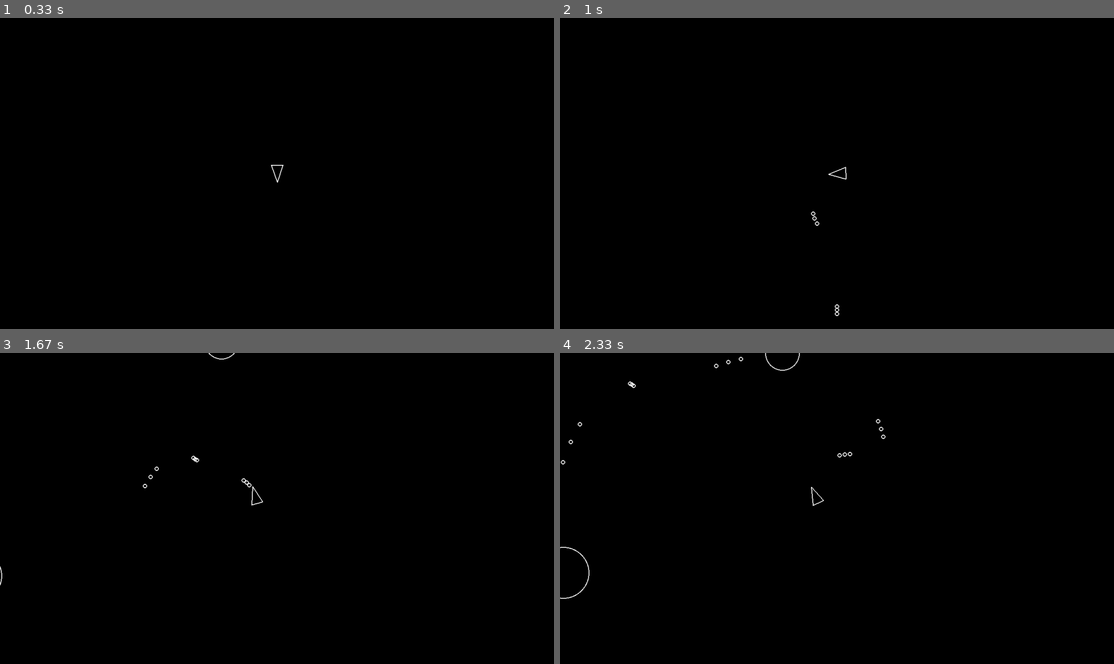
Above: before the commit, frames 1-4 (two rows, left to right).
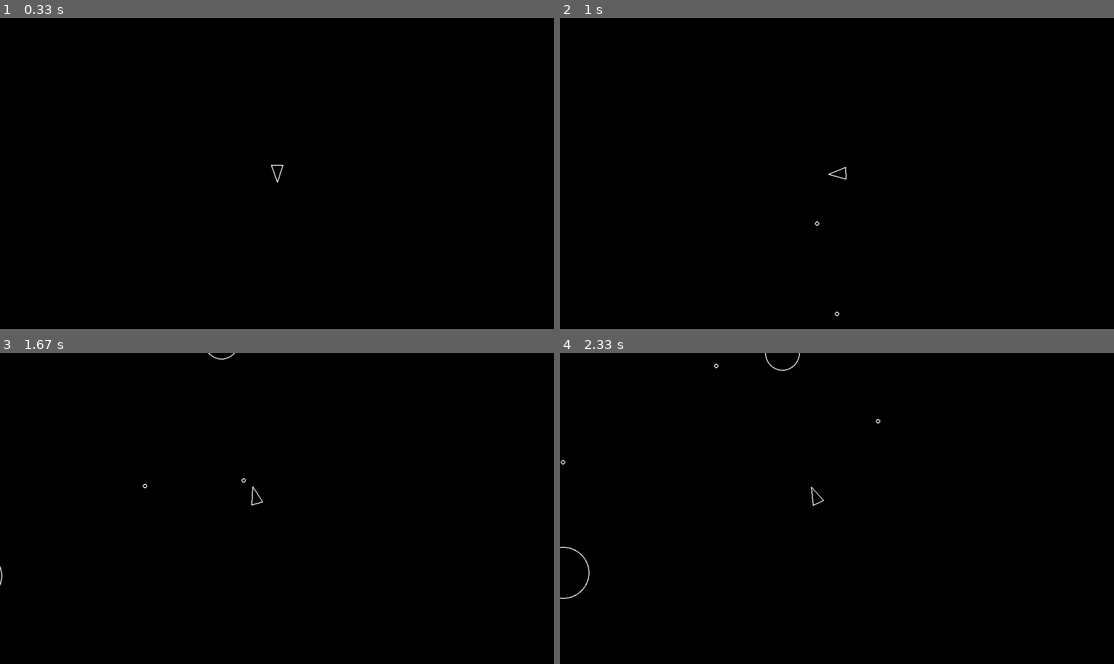
Above: after the commit, the same moments.

Repository: AstralCurios/pygame_asteroids
Game: pygame game, started from main.py
Two runs of this game, one before a commit and one after it. Both use one fixed random seed, a clock stepped at 60 frames per second and the inputs below.
Inputs:
- Up to frame 1 (0.33 s): no input
- Up to frame 2 (1 s): tap Space at 0.33, 0.73 s; hold D from 0.67 s (still down)
- Up to frame 3 (1.67 s): tap Space at 1.03, 1.23, 1.57 s; release D at 1.13 s; hold W 1.17-1.47 s; hold D from 1.5 s (still down)
- Up to frame 4 (2.33 s): tap Space at 1.87, 2.07 s; release D at 1.97 s; hold A from 2 s (still down)

Frame 1 is identical in both runs. In frame 2, less than 0.1% of the frame differs, in the area x 45-51%, y 62-95%; in frame 3, less than 0.1%; in frame 4, 0.1%, in the area x 1-59%, y 1-34%.

Commit message:
Added shot delay

Diff:
--- a/player.py
+++ b/player.py
@@ -7,6 +7,7 @@
     def __init__(self, x, y):
         super().__init__(x, y, PLAYER_RADIUS)
         self.rotation = 0  # in degrees
+        self.shot_timer = 0
 
     def triangle(self):
         forward = pygame.Vector2(0, 1).rotate(self.rotation)
@@ -27,10 +28,15 @@
         self.position += forward * PLAYER_SPEED * dt
 
     def shoot(self):
+        if self.shot_timer > 0:
+            return # can't shoot yet
         shot = Shot(self.position.x, self.position.y)
         shot.velocity = pygame.Vector2(0, 1).rotate(self.rotation) * PLAYER_SHOT_SPEED
+        self.shot_timer = SHOT_DELAY
 
     def update(self, dt):
+        if self.shot_timer > 0:
+            self.shot_timer -= dt
         keys = pygame.key.get_pressed()
 
         if keys[pygame.K_w]:
